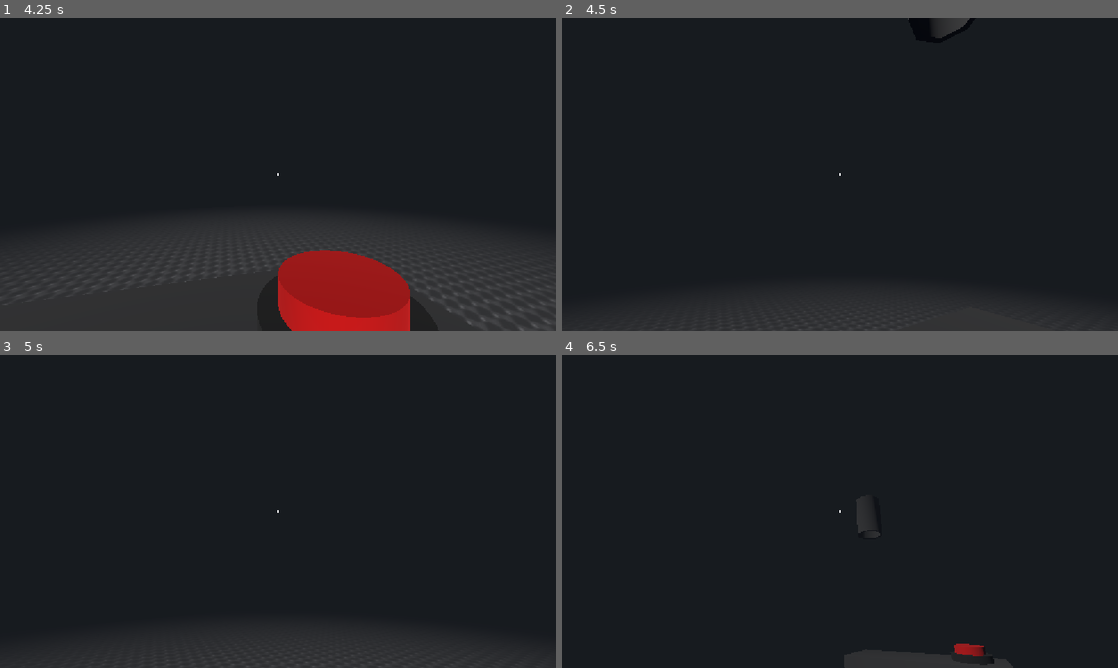
Above: before the commit, frames 1-4 (two rows, left to right).
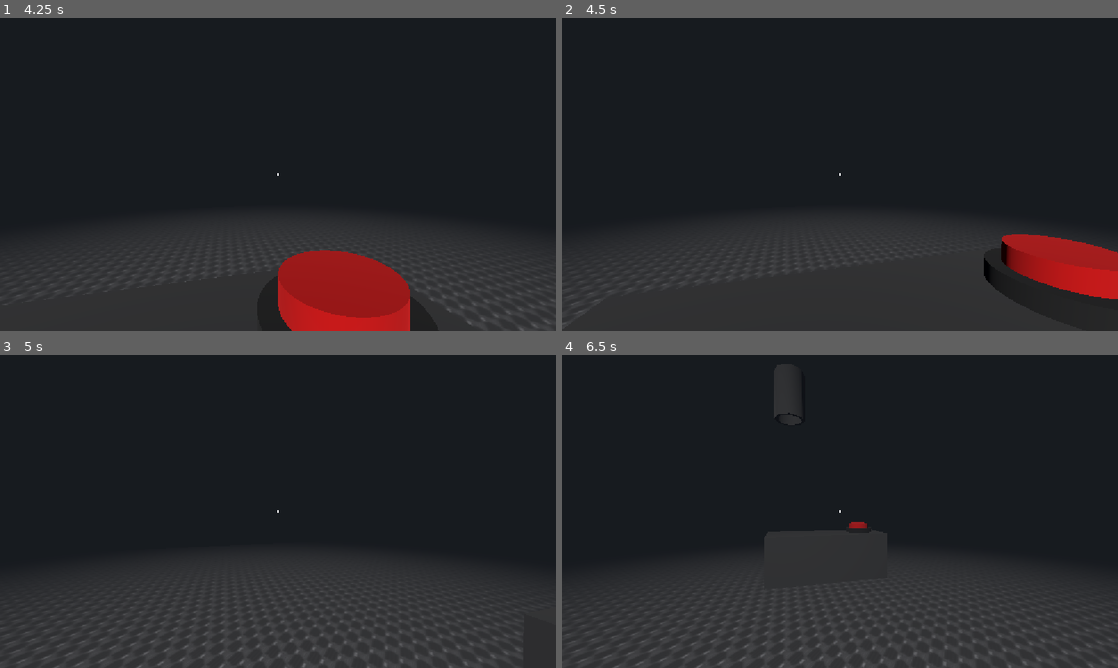
Above: after the commit, the same moments.

Repository: AvSBF/nerdy-papers
Game: Godot game, scene res://Scenes/World.tscn
Same seed, same stepped clock (60 frames per second), same inputs: the game is played once before the commit and once after it.
Inputs (mouse positions are in pixels of both pictures, inside the frame that each line leads up to):
- Up to frame 1 (4.25 s): tap Enter at 0.5, 2.75 s; move the mouse to (305, 174) at 0.52 s; hold E (interact) 0.53-1.28 s; hold W (key_forward) from 0.53 s (still down); tap G (throw) at 0.8, 1.35, 2.3 s; move the mouse to (250, 174) at 1.27 s; tap E (interact) at 1.55, 3.05 s; tap Space at 2, 3.5 s; move the mouse to (289, 168) at 2.02 s; hold E (interact) 2.03-2.78 s; move the mouse to (272, 180) at 2.77 s; tap Shift (sprint) at 2.85 s; move the mouse to (316, 177) at 3.52 s; hold G (throw) from 3.53 s (still down); tap Escape (ui_cancel) at 4.15 s
- Up to frame 2 (4.5 s): tap Enter at 4.25 s; move the mouse to (673, 127) at 4.27 s; release W (key_forward) at 4.28 s; release G (throw) at 4.28 s; hold A (key_left) from 4.28 s (still down); tap E (interact) at 4.35 s
- Up to frame 3 (5 s): keep holding A (key_left)
- Up to frame 4 (6.5 s): move the mouse to (867, 511) at 5.02 s; release A (key_left) at 5.03 s; hold S (key_backwards) 5.03-5.78 s; hold G (throw) 5.03-5.78 s; move the mouse to (756, 433) at 5.77 s; hold D (key_right) from 5.78 s (still down); tap E (interact) at 5.85 s

Frame 1 is identical in both runs. In frame 2, 14% of the frame differs, in the area x 0-100%, y 0-100%; in frame 3, 16%; in frame 4, 29%, in the area x 0-100%, y 5-100%.

Commit message:
feat: support holding stacked papers and toggle mouse capture

Diff:
--- a/Scripts/Paper/paper.gd
+++ b/Scripts/Paper/paper.gd
@@ -20,6 +20,13 @@
 var _flight_progress : float = 0.0
 var _flight_time : float = 0.0
 var _held : bool = false
+var hold_offset : Vector3 = Vector3.ZERO
+var show_label_while_held : bool = true
+
+func set_show_label_while_held(value: bool) -> void:
+	show_label_while_held = value
+	if _held:
+		type_label.visible = value
 
 func get_paper_type() -> int :
 	return paper_type
@@ -48,6 +55,7 @@
 	_held = false
 	_hold_point = null
 	_flight_target = null
+	show_label_while_held = true
 	type_label.visible = false
 	gravity_scale = 1.0
 	can_sleep = true
@@ -64,8 +72,9 @@
 		_flight_progress = minf(_flight_progress + state.step / _flight_time, 1.0)
 		var t := ease(_flight_progress, 0.5)
 
+		var target_pos := _flight_target.global_position + _flight_target.global_basis * hold_offset
 		var tform := state.transform
-		tform.origin = _flight_from.lerp(_flight_target.global_position, t)
+		tform.origin = _flight_from.lerp(target_pos, t)
 		tform.basis = _flight_from_basis.slerp(_flight_target.global_basis, t)
 		state.transform = tform
 		state.linear_velocity = Vector3.ZERO
@@ -74,9 +83,11 @@
 		if _flight_progress >= 1.0:
 			_held = true
 			_flight_target = null
-			type_label.visible = true
+			type_label.visible = show_label_while_held
 			picked_up.emit(self)
 	elif _held and _hold_point != null:
-		state.transform = _hold_point.global_transform
+		var tform := _hold_point.global_transform
+		tform.origin += _hold_point.global_basis * hold_offset
+		state.transform = tform
 		state.linear_velocity = Vector3.ZERO
 		state.angular_velocity = Vector3.ZERO
--- a/Scripts/Player/camera_rotator.gd
+++ b/Scripts/Player/camera_rotator.gd
@@ -6,6 +6,8 @@
 @onready var controller : Node = player
 
 func _unhandled_input(event: InputEvent) -> void:
+	if Input.mouse_mode != Input.MOUSE_MODE_CAPTURED:
+		return
 	if event is InputEventMouseMotion:
 		var motion : InputEventMouseMotion = event as InputEventMouseMotion
 
--- a/Scripts/Player/player_controller.gd
+++ b/Scripts/Player/player_controller.gd
@@ -11,4 +11,7 @@
 
 func _unhandled_input(event: InputEvent) -> void:
 	if event.is_action_pressed("ui_cancel"):
-		Input.mouse_mode = Input.MOUSE_MODE_VISIBLE
+		if Input.mouse_mode == Input.MOUSE_MODE_CAPTURED:
+			Input.mouse_mode = Input.MOUSE_MODE_VISIBLE
+		else:
+			Input.mouse_mode = Input.MOUSE_MODE_CAPTURED
--- a/Scripts/Player/player_interactor.gd
+++ b/Scripts/Player/player_interactor.gd
@@ -6,6 +6,9 @@
 const GROUPS : Array[String] = ["button", "paper"]
 
 const PICKUP_TIME : float = 0.15
+const STACK_SPACING : float = 0.05
+const STACK_BASE_Y : float = 0.55
+const RISE_TIME : float = 0.15
 
 @export var interaction_distance : float = 3.0
 @export var throw_speed : float = 5.0
@@ -16,8 +19,10 @@
 @onready var hold_point : Node3D = camera.get_node("HoldPoint")
 
 var current_target : Node = null
-var held_paper : Paper = null
+var held_papers : Array[Paper] = []
+var max_held_papers : int = 1
 var _flying_paper : Paper = null
+var _throwing : bool = false
 
 func _physics_process(_delta: float) -> void:
 	_update_target()
@@ -36,7 +41,7 @@
 		_throw_current()
 
 func interact_with_current() -> void:
-	if held_paper != null or _flying_paper != null:
+	if _flying_paper != null or _throwing:
 		return
 	if current_target == null:
 		return
@@ -62,9 +67,11 @@
 
 func _on_paper_interacted(paper: Node) -> void:
 	var body := paper as Paper
-	if body == null or _flying_paper != null:
+	if body == null or _flying_paper != null or _throwing or held_papers.size() >= max_held_papers:
 		return
 	_flying_paper = body
+	body.hold_offset = _stack_offset_for_index(held_papers.size())
+	body.set_show_label_while_held(held_papers.size() == 0)
 	body.picked_up.connect(_on_paper_picked_up, CONNECT_ONE_SHOT)
 	body.pick_up(hold_point, PICKUP_TIME)
 
@@ -72,16 +79,54 @@
 	if _flying_paper != paper:
 		return
 	_flying_paper = null
-	held_paper = paper
-	held_paper_changed.emit(held_paper)
+	held_papers.append(paper)
+	_update_held_stack()
+	held_paper_changed.emit(paper)
+
+func _stack_offset_for_index(i: int) -> Vector3:
+	if i <= 0:
+		return Vector3.ZERO
+	return Vector3(0, -STACK_BASE_Y - (i - 1) * STACK_SPACING, 0)
+
+func _update_held_stack() -> void:
+	for i in held_papers.size():
+		var paper := held_papers[i]
+		var target_offset := _stack_offset_for_index(i)
+		if i == held_papers.size() - 1:
+			paper.hold_offset = target_offset
+		else:
+			create_tween().tween_property(paper, "hold_offset", target_offset, 0.12)
+		paper.set_show_label_while_held(i == 0)
 
 func _throw_current() -> void:
-	if held_paper == null:
+	if held_papers.is_empty() or _throwing:
 		return
-	_drop_paper()
+	_throw_top_paper()
 
-func _drop_paper() -> void:
-	var paper := held_paper
-	held_paper = null
+func _throw_top_paper() -> void:
+	_throwing = true
+	var paper := held_papers.pop_front() as Paper
 	held_paper_changed.emit(null)
-	paper.drop(-camera.global_transform.basis.z * throw_speed)
+	_update_held_labels()
+
+	if is_instance_valid(paper):
+		paper.drop(-camera.global_transform.basis.z * throw_speed)
+
+	var tween := create_tween()
+	for i in held_papers.size():
+		var p := held_papers[i]
+		tween.parallel().tween_property(p, "hold_offset", _stack_offset_for_index(i), RISE_TIME)
+	_throwing = false
+
+func _update_held_labels() -> void:
+	for i in held_papers.size():
+		held_papers[i].set_show_label_while_held(i == 0)
+
+func discard_all_papers() -> void:
+	var papers := held_papers.duplicate()
+	held_papers.clear()
+	_flying_paper = null
+	held_paper_changed.emit(null)
+	for paper in papers:
+		if is_instance_valid(paper):
+			paper.queue_free()
--- a/Scripts/UI/interaction_prompt.gd
+++ b/Scripts/UI/interaction_prompt.gd
@@ -10,7 +10,7 @@
 	label.hide()
 
 func _update_prompt(_arg: Variant = null) -> void:
-	if interactor.held_paper != null:
+	if not interactor.held_papers.is_empty():
 		label.text = "[G] to throw"
 		label.show()
 		return
